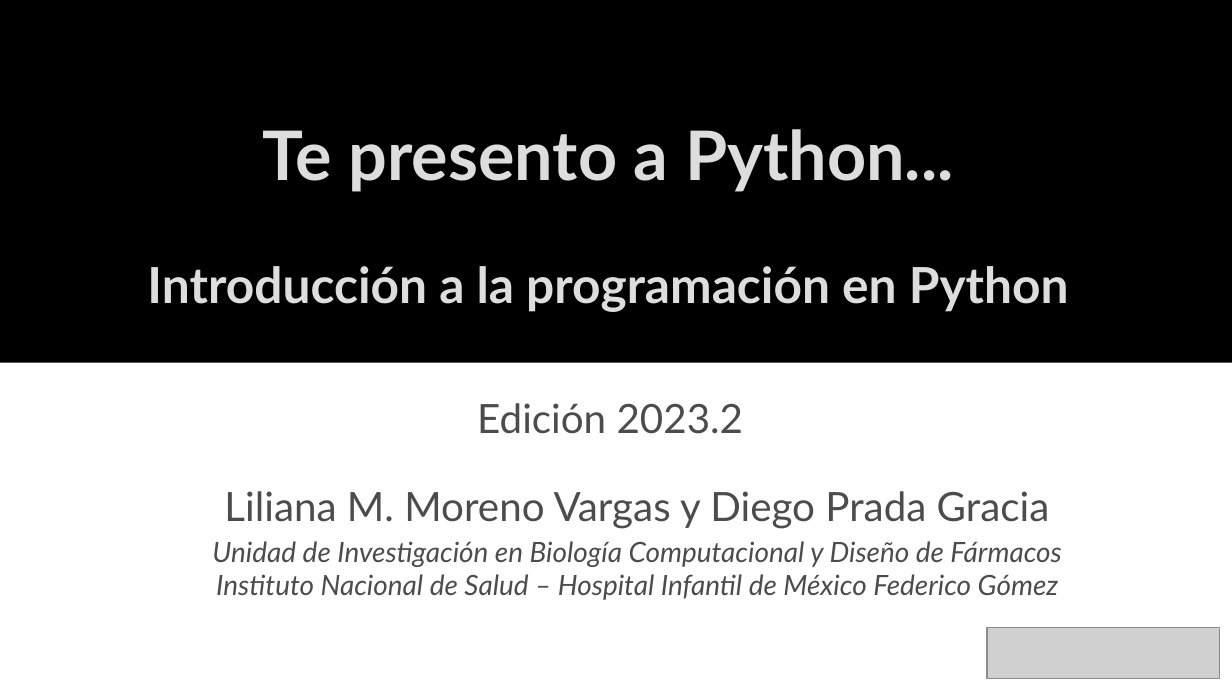
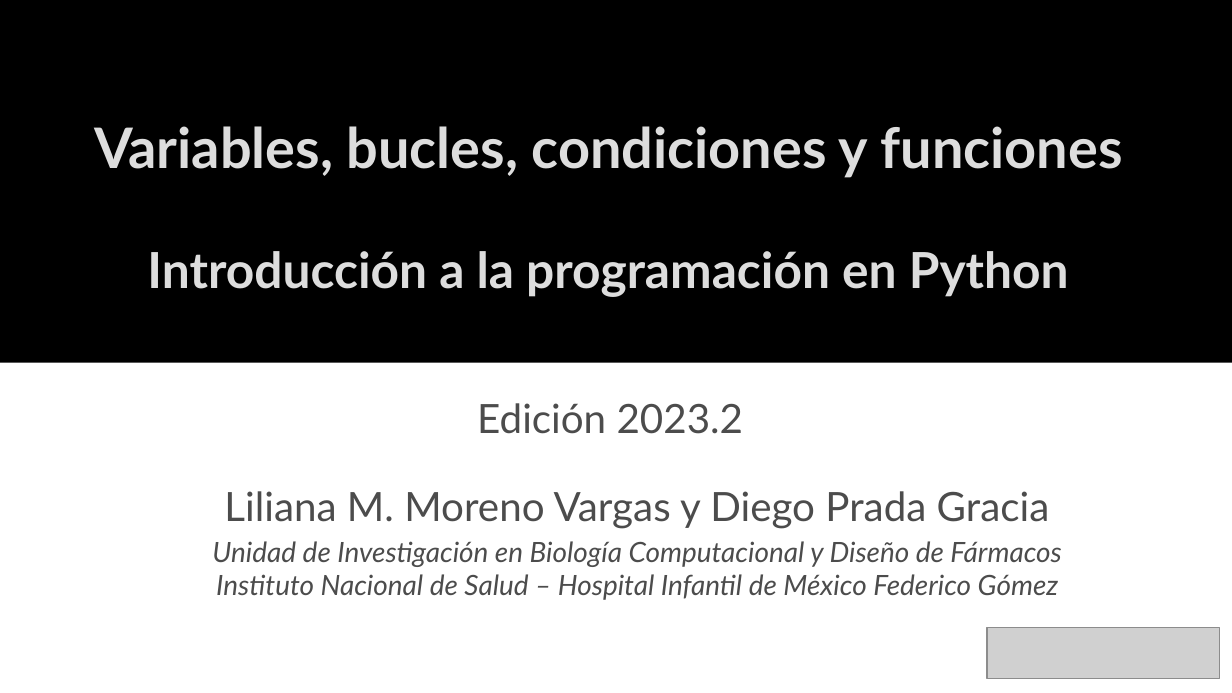
Before and after one commit to uibcdf/Taller-Python, a slide deck: slide 1 of semana_3/slides/slides.odp. Drawn at 1232x693 pixels with LibreOffice and Linux fonts; fonts in the diff are those of the drawing; grey boxes stand for pictures. Boxes give left, top, right and bottom in pixels: in the first picture for what was removed or moved away, otherwise in the second. Text is boxed around its words. In the diff, an @@ line names an element or a change of style, - is before the commit and + after.

```diff
--- a/semana_3/slides/slides.odp
+++ b/semana_3/slides/slides.odp
@@ text at box(94, 126, 1123, 178): text changed; size 44 to 36 pt @@
-Te presento a Python...
+Variables, bucles, condiciones y funciones
```
Also in this commit, not shown: 11 slides added, 13 slides removed, 5 other files.
